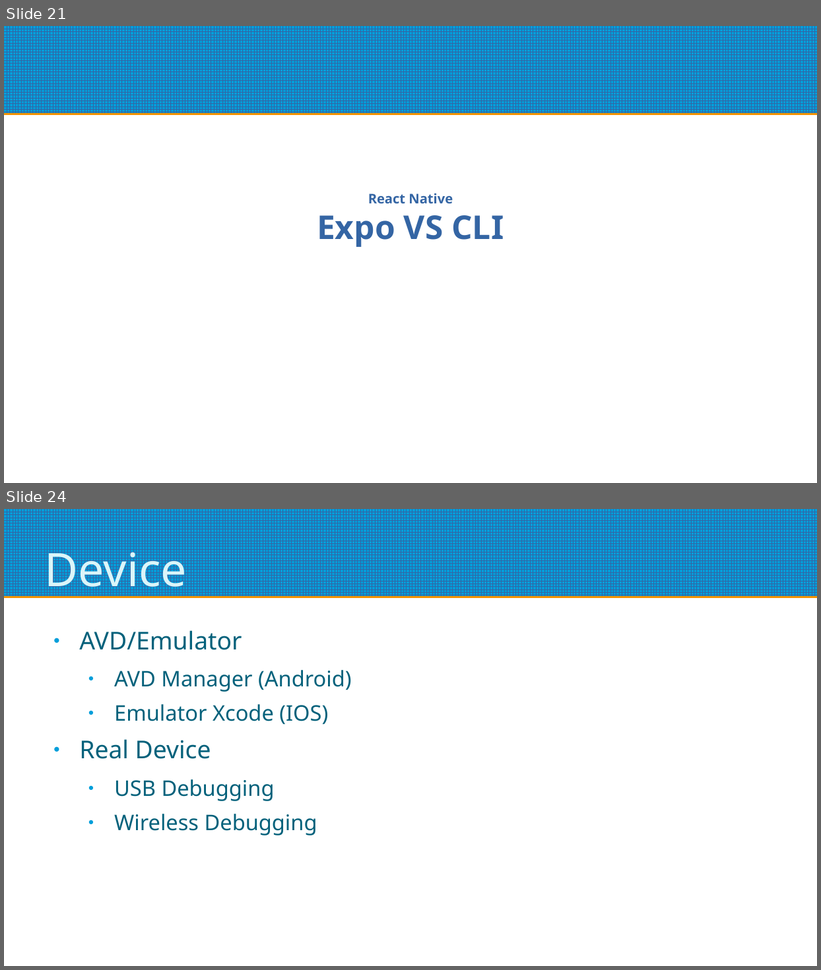
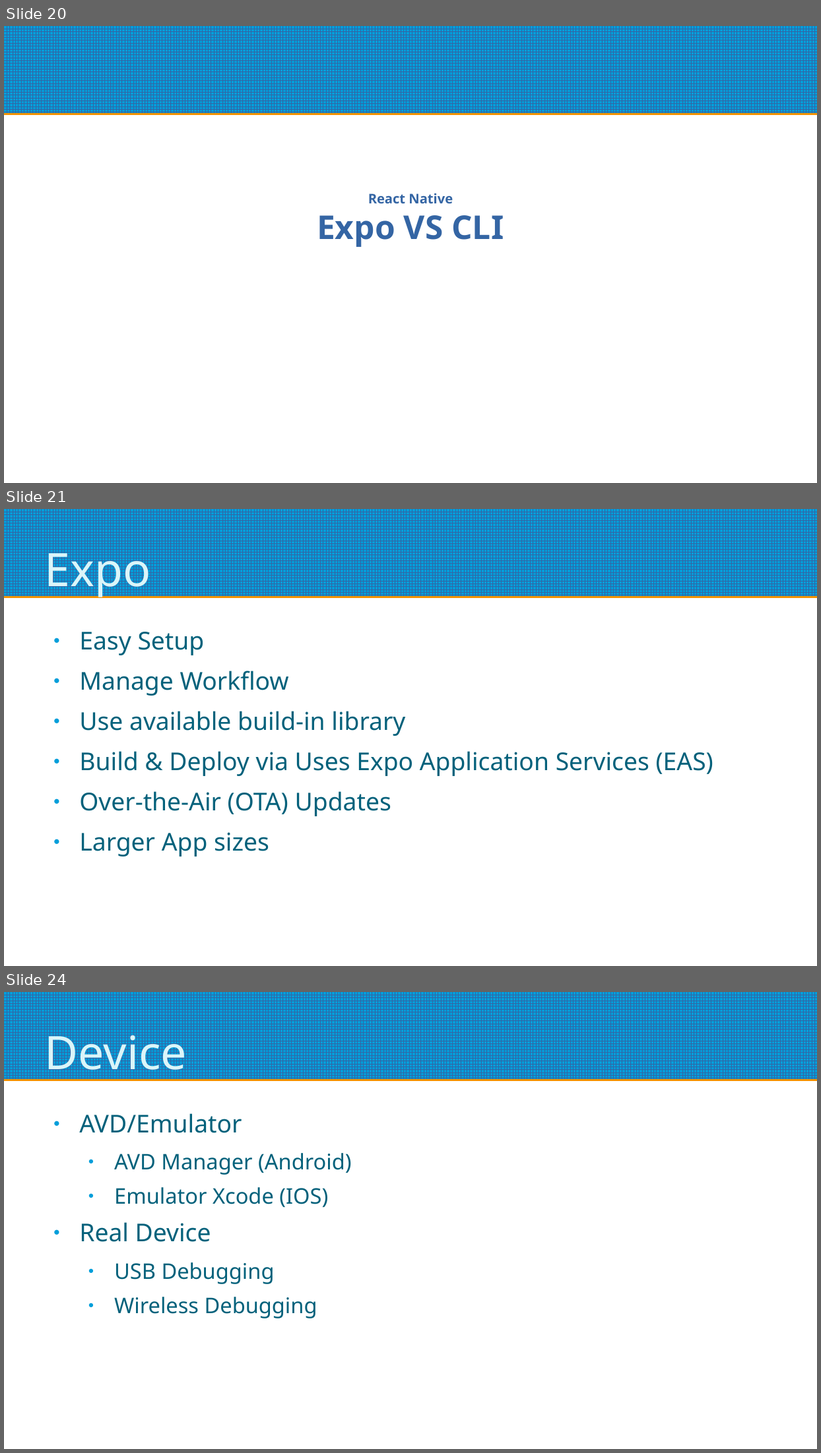
Before and after one commit to refsigregory/react-native-starter-lesson, a slide deck: docs/React Native Starter.odp. Shown one above the other, each under a label of ours: slides 21 and 24 before the commit, slides 20, 21 and 24 after it; the slides between them are not shown. The pictures are 821x970 and 821x1453 pixels, drawn with LibreOffice and Linux fonts; fonts in the diff are those of the drawing. Boxes give left, top, right and bottom in pixels: in the first picture for what was removed or moved away, otherwise in the second. Text is boxed around its words. In the diff, an @@ line names an element or a change of style, - is before the commit and + after.

```diff
--- a/docs/React Native Starter.odp
+++ b/docs/React Native Starter.odp
@@ slide 21 added at (4,509,817,966), background #FFFFFF; not listed: 1 template element that a slide beside it also shows @@
@@ title added at (45,543,151,598), 45 pt, text #DBF5F9 @@
+Expo
@@ text added at (79,632,714,857), 24 pt, text #04617B @@
+● Easy Setup
+● Manage Workflow
+● Use available build-in library
+● Build & Deploy via Uses Expo Application Services (EAS)
+● Over-the-Air (OTA) Updates
+● Larger App sizes
@@ what was slide 21 is now slide 20 @@
```
Also in this commit, not shown: 9 slides changed, 5 other slides added, 5 slides removed.
